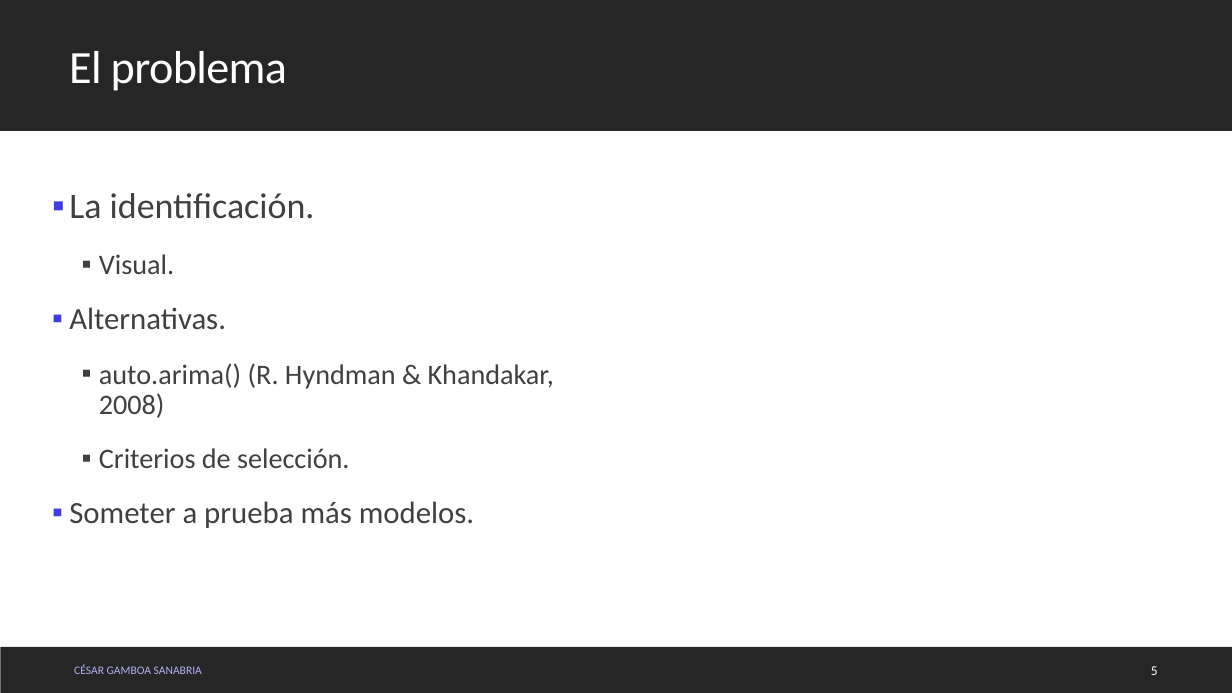
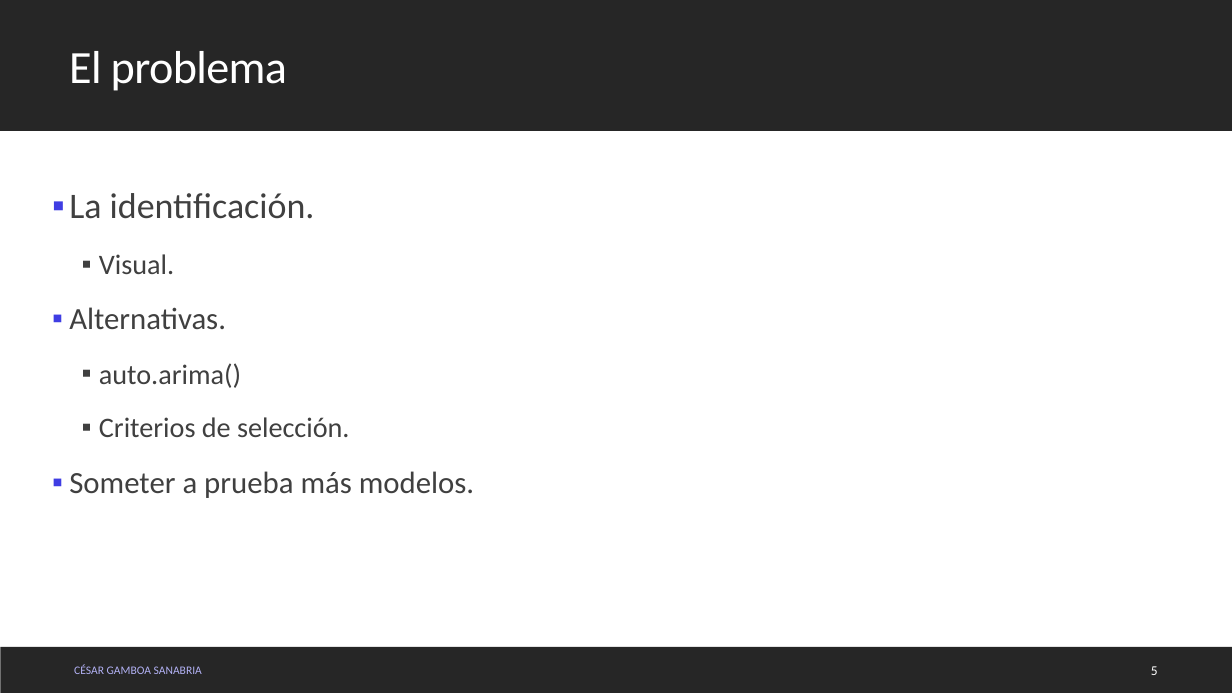
Before and after one commit to cgamboasanabria/Tesis, a slide deck: slide 5 of Products/Static_Documents/Examen de candidatura/Presentación.pptx. Drawn at 1232x693 pixels with LibreOffice and Linux fonts; fonts in the diff are those of the drawing; background and template pictures are left out. Boxes give left, top, right and bottom in pixels: in the first picture for what was removed or moved away, otherwise in the second. Text is boxed around its words. In the diff, an @@ line names an element or a change of style, - is before the commit and + after.

```diff
--- a/Products/Static_Documents/Examen de candidatura/Presentación.pptx
+++ b/Products/Static_Documents/Examen de candidatura/Presentación.pptx
@@ text at <box>99,363,241,388</box>: text changed @@
-  ▪ auto.arima() (R. Hyndman & Khandakar, 2008)
+  ▪ auto.arima()
```
Also in this commit, not shown: 3 other slides changed, 1 slide added, 1 slide removed, 6 other files.
